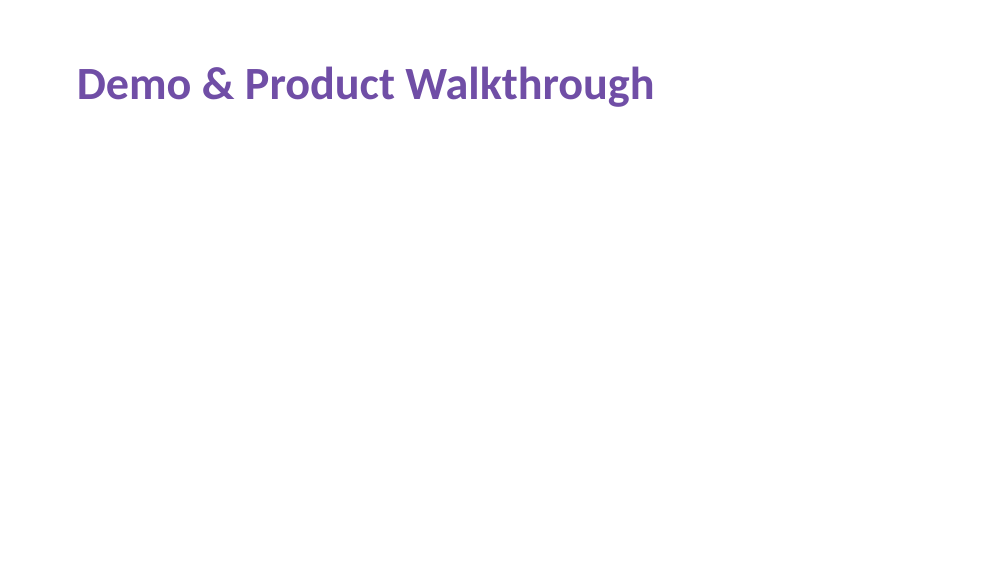
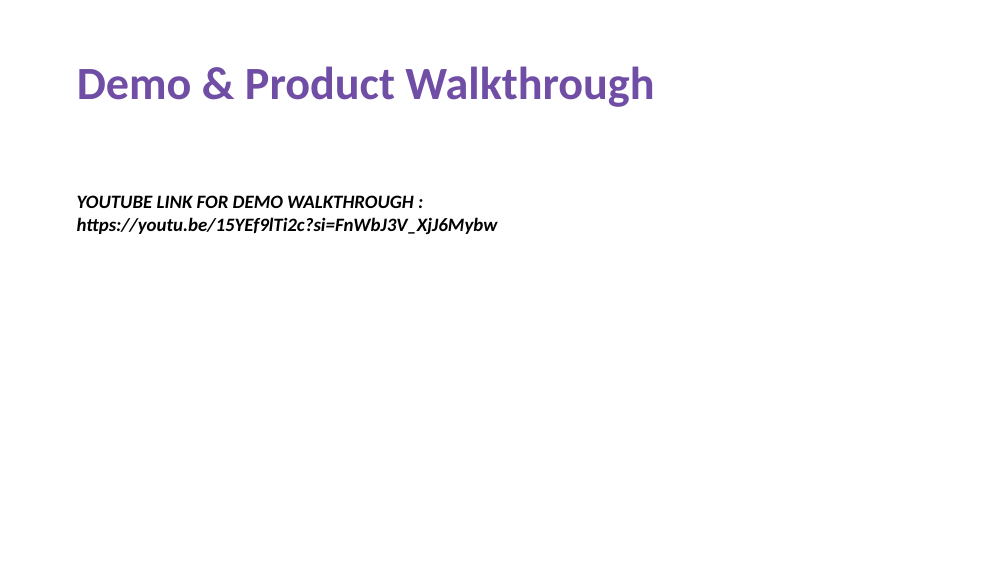
Before and after one commit to Thenamudhan666/KAIZEN, a slide deck: slide 5 of AUTONOMOUS PARTNER - KAIZEN.pptx. Drawn at 1008x567 pixels with LibreOffice and Linux fonts; fonts in the diff are those of the drawing. Boxes give left, top, right and bottom in pixels: in the first picture for what was removed or moved away, otherwise in the second. Text is boxed around its words. In the diff, an @@ line names an element or a change of style, - is before the commit and + after.

```diff
--- a/AUTONOMOUS PARTNER - KAIZEN.pptx
+++ b/AUTONOMOUS PARTNER - KAIZEN.pptx
@@ text added at <box>77,195,498,234</box>, 18 pt, text #000000, bold, italic @@
+YOUTUBE LINK FOR DEMO WALKTHROUGH :
+https://youtu.be/15YEf9lTi2c?si=FnWbJ3V_XjJ6Mybw
```
